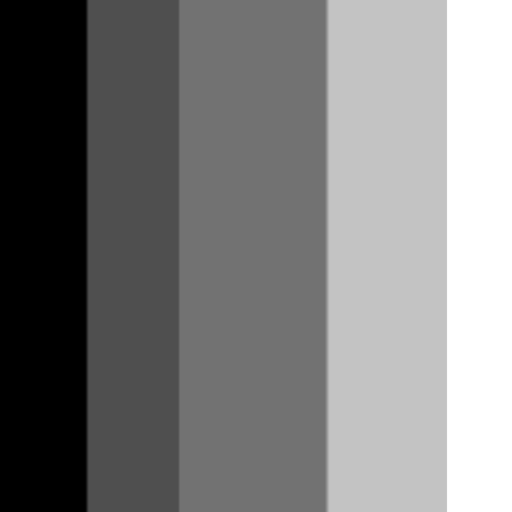
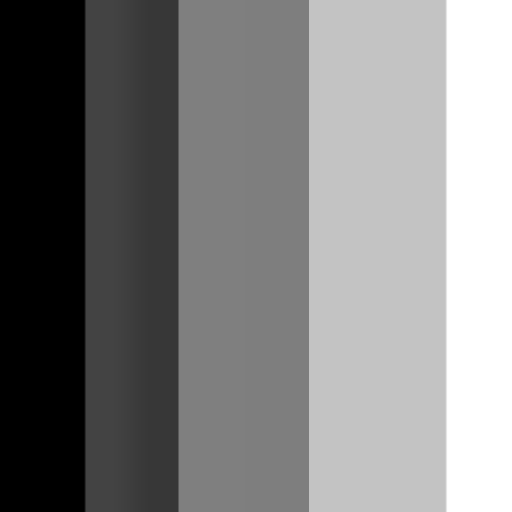
Layered file, before and after one edit (w=512, h=512). Changes by layer:
painted on "Gradient Fill 1" over 84, 0, 447, 512
